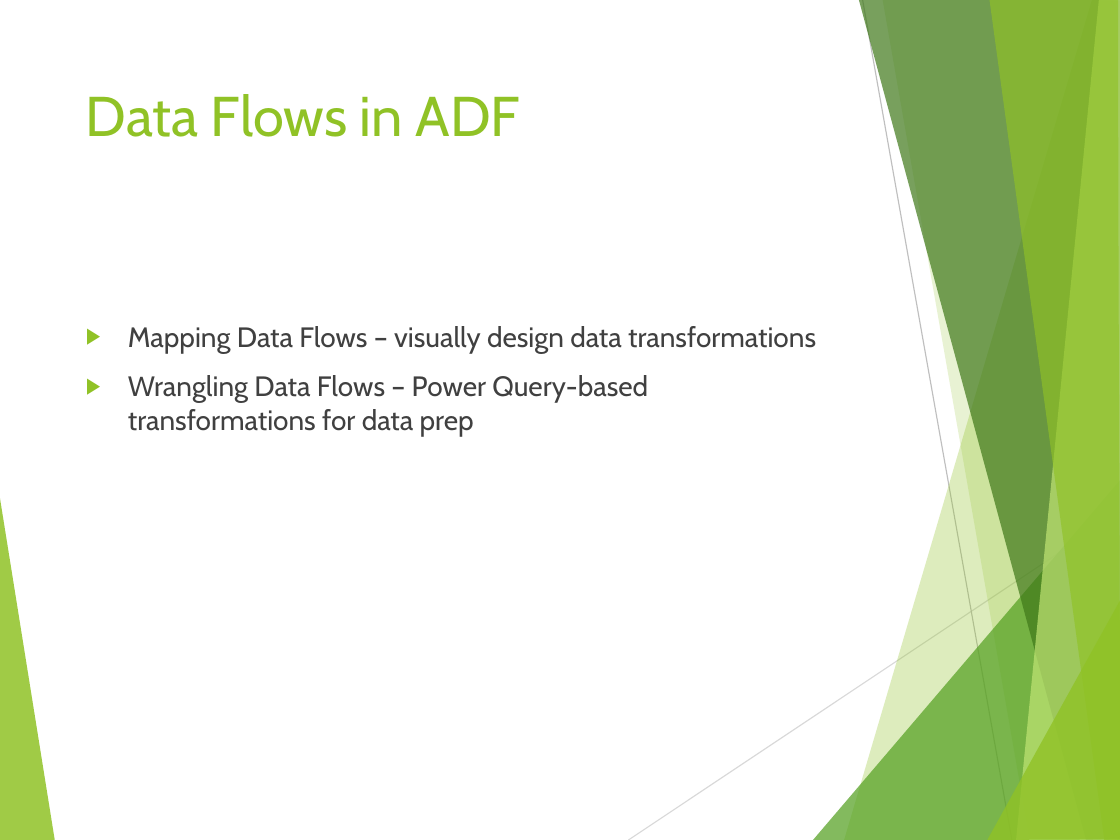
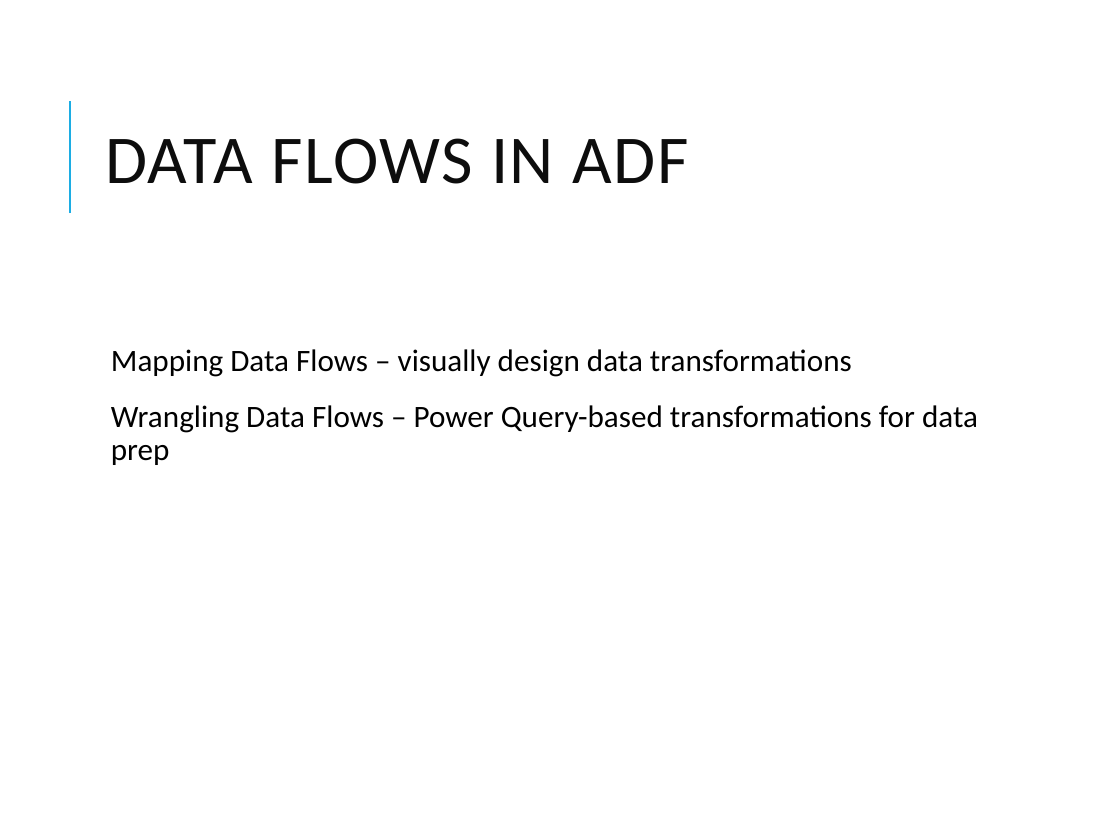
Before and after one commit to vivek1570/DE-Content-WithSnowflakes, a slide deck: slide 2 of Week-1/Day-4/ADF_Advanced_Concepts.pptx. Drawn at 1120x840 pixels with LibreOffice and Linux fonts; fonts in the diff are those of the drawing. Boxes give left, top, right and bottom in pixels: in the first picture for what was removed or moved away, otherwise in the second. Text is boxed around its words. In the diff, an @@ line names an element or a change of style, - is before the commit and + after.

```diff
--- a/Week-1/Day-4/ADF_Advanced_Concepts.pptx
+++ b/Week-1/Day-4/ADF_Advanced_Concepts.pptx
@@ title "DATA FLOWS IN ADF" at (105,138,689,184): vertical alignment top to middle @@
@@ line added from (69, 213) to (69, 101), #1CADE4 1.5 pt @@
@@ title at (105,138,689,184): text changed; size 36 to 44 pt; font Cabin to Calibri; text colour #90C226 to #0D0D0D @@
-Data Flows in ADF
+DATA FLOWS IN ADF
@@ text "Mapping Data Flows – visually ...": place and size @@
-text "Mapping Data Flows – visually ..." at (128,326,816,436)
+text "Mapping Data Flows – visually ..." at (111,349,978,465)
@@ text "Mapping Data Flows – visually ..." at (111,349,978,465): size 18 to 20 pt, font Cabin to Calibri, text colour #404040 to #000000; bullet ▶ to  ; line spacing 1 to 0.9; more space between paragraphs; bullet colour #90C226 to #1CADE4 @@
@@ group removed at (0,0,1120,840): 8 freeform shapes, 2 lines @@
```
Also in this commit, not shown: 9 other slides changed, 2 slides added, 20 other files.
